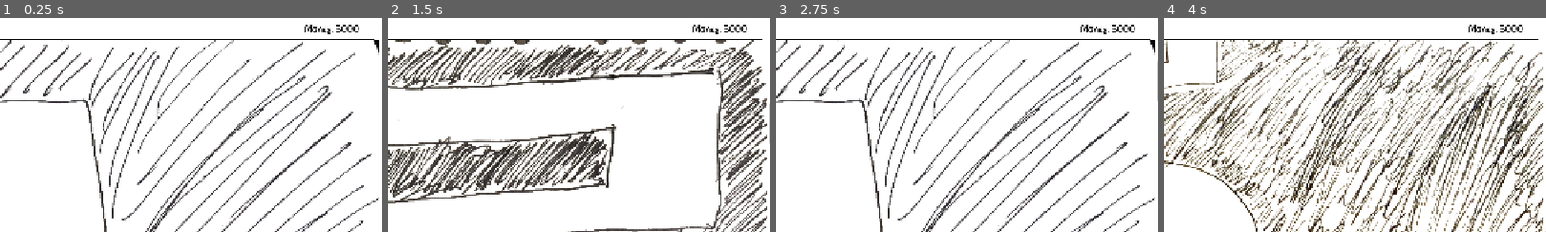
Above: before the commit, frames 1-4 (left to right).
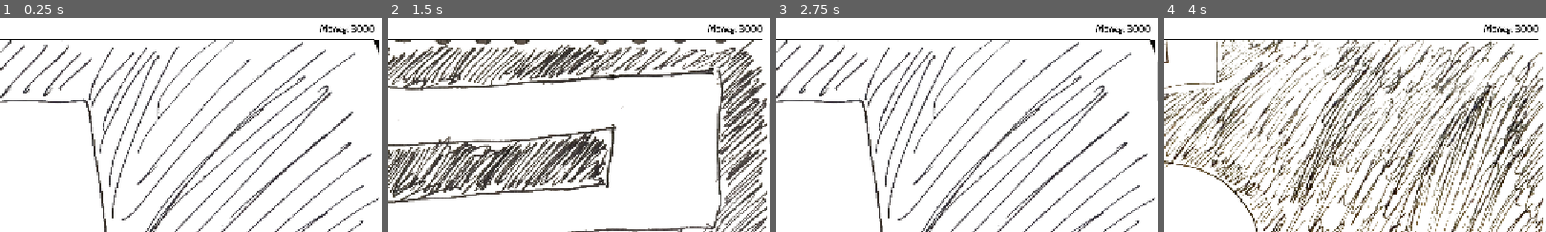
Above: after the commit, the same moments.

Repository: OzuYatamutsu/notebook-tower-defense
Game: Godot game, scene res://levels/MapSelect.tscn
Two runs of this game, one before a commit and one after it. Both use one fixed random seed, a clock stepped at 60 frames per second and the inputs below. Sound files missing from this copy of the repository are replaced by a short silence.
Inputs:
- Up to frame 1 (0.25 s): no input
- Up to frame 2 (1.5 s): click "Easy Street" at 0.5 s; click "Cool S" at 1.25 s
- Up to frame 3 (2.75 s): click "Easy Street" at 2 s
- Up to frame 4 (4 s): click "FE Lite" at 2.75 s; click "Digestion" at 3.5 s
The pictures show only the part of the screen within x 30-80%, y 0-50%; the shares and areas given below are measured in that part.

The runs differ from the first frame. In frame 1, 0.4% of the frame differs, in the area x 79-98%, y 3-8%; in frame 2, 0.4%; in frame 3, 0.4%; in frame 4, 0.4%.

Commit message:
Adjust money meter placement in UI

Diff:
--- a/components/MoneyMeter.tscn
+++ b/components/MoneyMeter.tscn
@@ -30,5 +30,5 @@
 theme = ExtResource("2_uwqvo")
 theme_override_colors/font_color = Color(0, 0, 0, 1)
 theme_override_font_sizes/font_size = 60
-text = "000200"
+text = "0200"
 vertical_alignment = 1
--- a/components/ui.tscn
+++ b/components/ui.tscn
@@ -68,9 +68,9 @@
 anchors_preset = 3
 anchor_left = 1.0
 anchor_top = 1.0
-offset_left = 748.0
+offset_left = 774.0
 offset_top = 85.0
-offset_right = 748.0
+offset_right = 774.0
 offset_bottom = 85.0
 grow_horizontal = 0
 grow_vertical = 0
